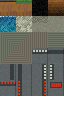
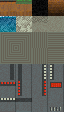
The second (64, 128) image is a revision of the first. Changes to its layers:
painted on "darken" over [15, 48, 64, 112]
painted on "main" over [0, 48, 64, 112]
